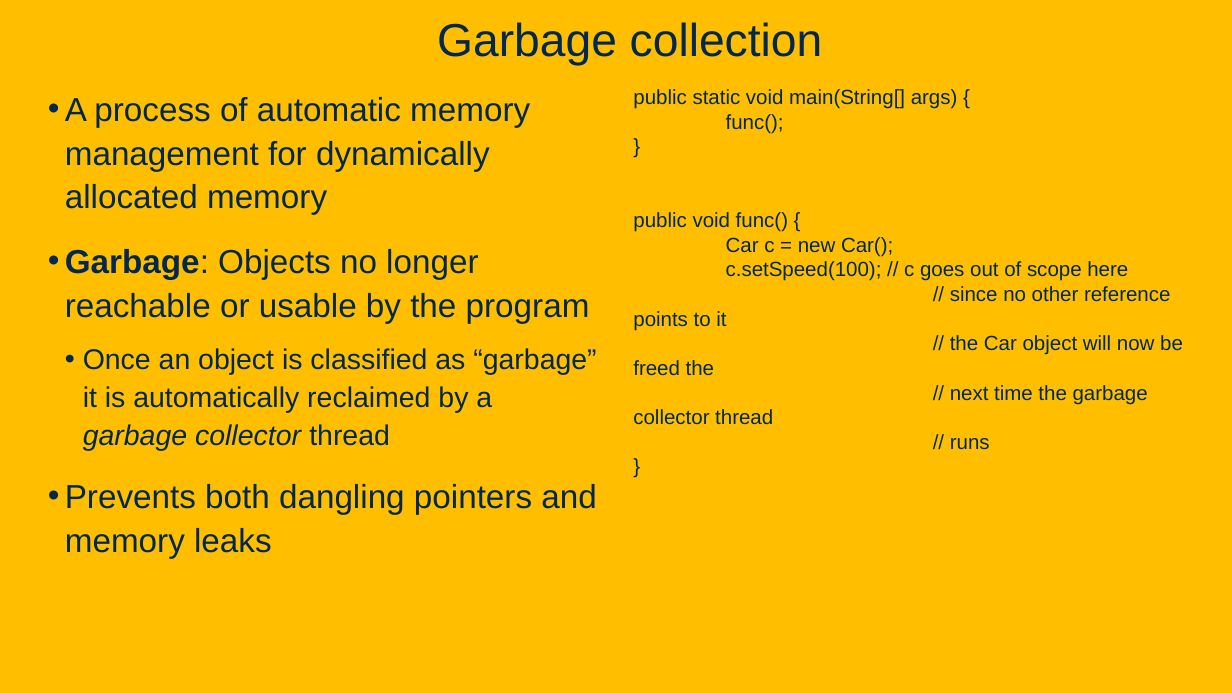
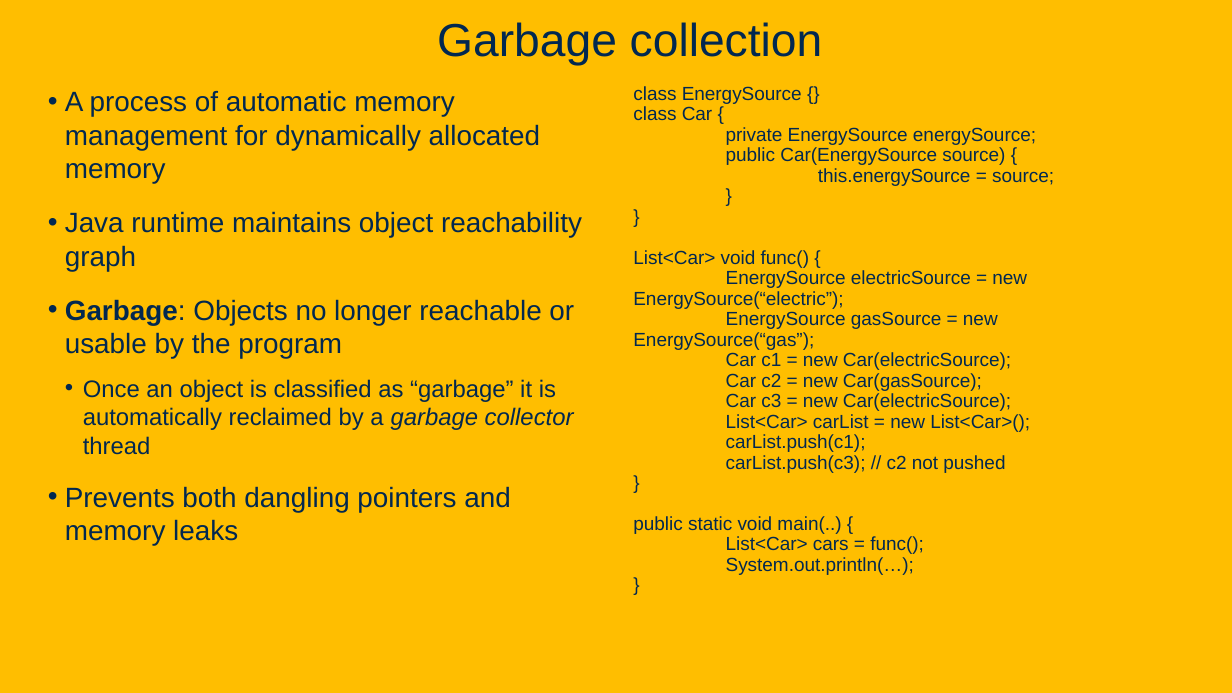
Before and after one commit to davsec-teaching/ECS160-Winter2025, a slide deck: slide 85 of slides/9_software_security.pptx (slide 62 before the commit). Drawn at 1232x693 pixels with LibreOffice and Linux fonts; fonts in the diff are those of the drawing; background and template pictures are left out. Boxes give left, top, right and bottom in pixels: in the first picture for what was removed or moved away, otherwise in the second. Text is boxed around its words. In the diff, an @@ line names an element or a change of style, - is before the commit and + after.

```diff
--- a/slides/9_software_security.pptx
+++ b/slides/9_software_security.pptx
@@ text "class EnergySource {}" at (x1=633, y1=86, x2=1054, y2=575): size 16 to 14.8 pt in "}", "}"; line spacing 1 to 0.9 @@
@@ text at (x1=633, y1=86, x2=1054, y2=186): text changed; size 16 to 14.8 pt @@
-public static void main(String[] args) {
-func();
+class EnergySource {}
+class Car {
+private EnergySource energySource;
+public Car(EnergySource source) {
+this.energySource = source;
@@ text at (x1=65, y1=90, x2=574, y2=546): size 25.9 to 21.7 pt in "A process of automatic memory management for ...", "Garbage: Objects no longer reachable or usable ...", "Prevents both dangling pointers and memory leaks"; size 22.2 to 18.6 pt in "Once an object is classified as “garbage” ..."; line spacing 1.1 to 1 @@
@@ text at (x1=65, y1=211, x2=582, y2=271): paragraph added @@
+• Java runtime maintains object reachability graph
@@ text at (x1=633, y1=212, x2=1183, y2=450): paragraphs removed @@
-public void func() {
-Car c = new Car();
-c.setSpeed(100); // c goes out of scope here
-// since no other reference points to it
-// the Car object will now be freed the
-// next time the garbage collector thread
-// runs
@@ text at (x1=633, y1=250, x2=1030, y2=575): paragraphs added @@
+List<Car> void func() {
+EnergySource electricSource = new EnergySource(“electric”);
+EnergySource gasSource = new EnergySource(“gas”);
+Car c1 = new Car(electricSource);
+Car c2 = new Car(gasSource);
+Car c3 = new Car(electricSource);
+List<Car> carList = new List<Car>();
+carList.push(c1);
+carList.push(c3); // c2 not pushed
+}
+public static void main(..) {
+List<Car> cars = func();
+System.out.println(…);
+}
```
Also in this commit, not shown: 8 other slides changed, 28 slides added.
